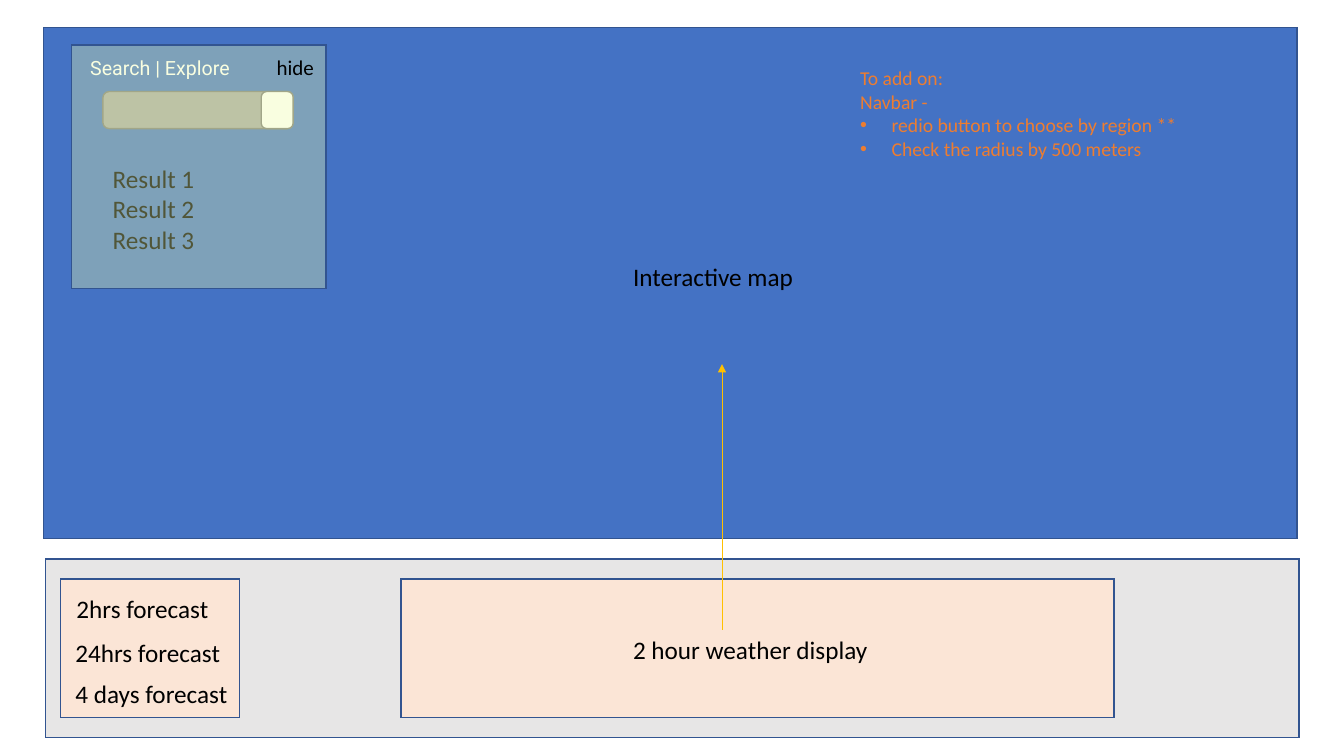
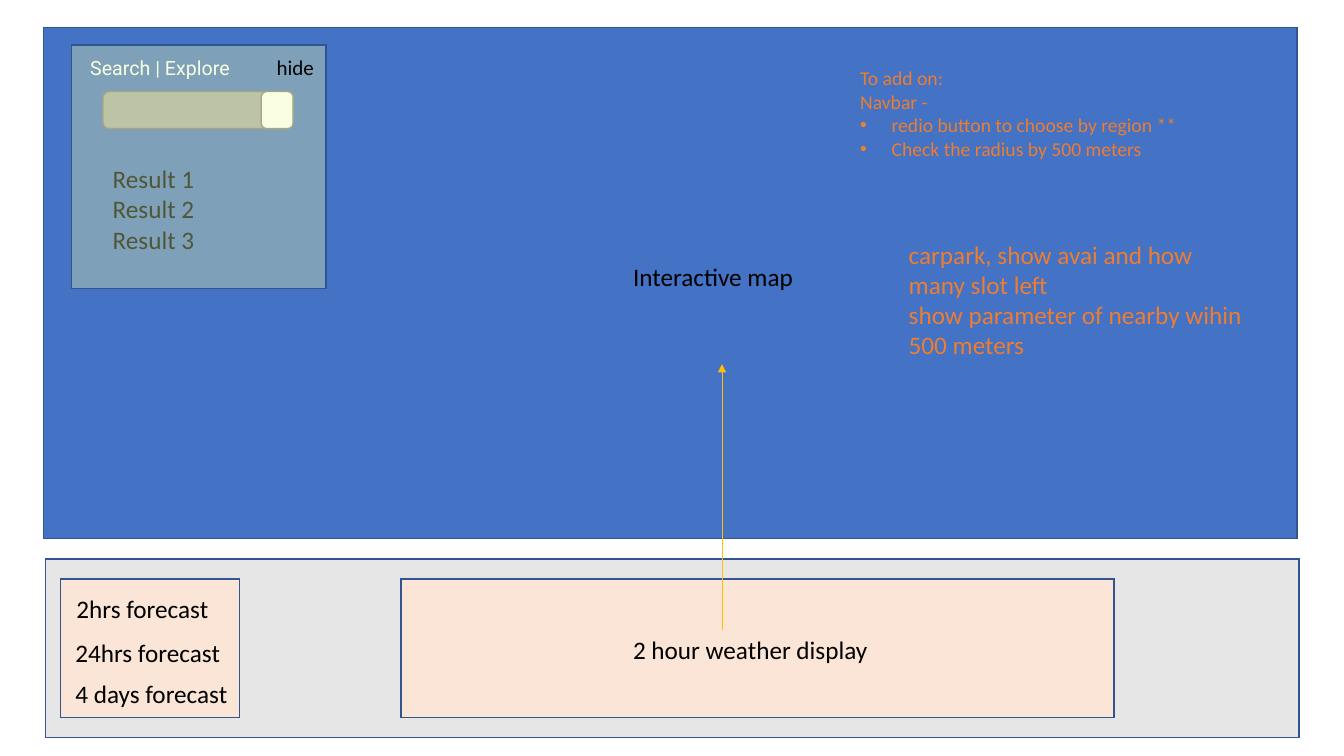
Before and after one commit to annette-p/pre-wedding-photoshoot-locations, a slide deck: slide 3 of wireframe.pptx. Drawn at 1344x756 pixels with LibreOffice and Linux fonts; fonts in the diff are those of the drawing. Boxes give left, top, right and bottom in pixels: in the first picture for what was removed or moved away, otherwise in the second. Text is boxed around its words. In the diff, an @@ line names an element or a change of style, - is before the commit and + after.

```diff
--- a/wireframe.pptx
+++ b/wireframe.pptx
@@ text added at (x1=909, y1=246, x2=1241, y2=354), 18 pt, text #ED7D31 @@
+carpark, show avai and how many slot left
+show parameter of nearby wihin 500 meters
```
Also in this commit, not shown: 2 other slides changed, 5 other files.
